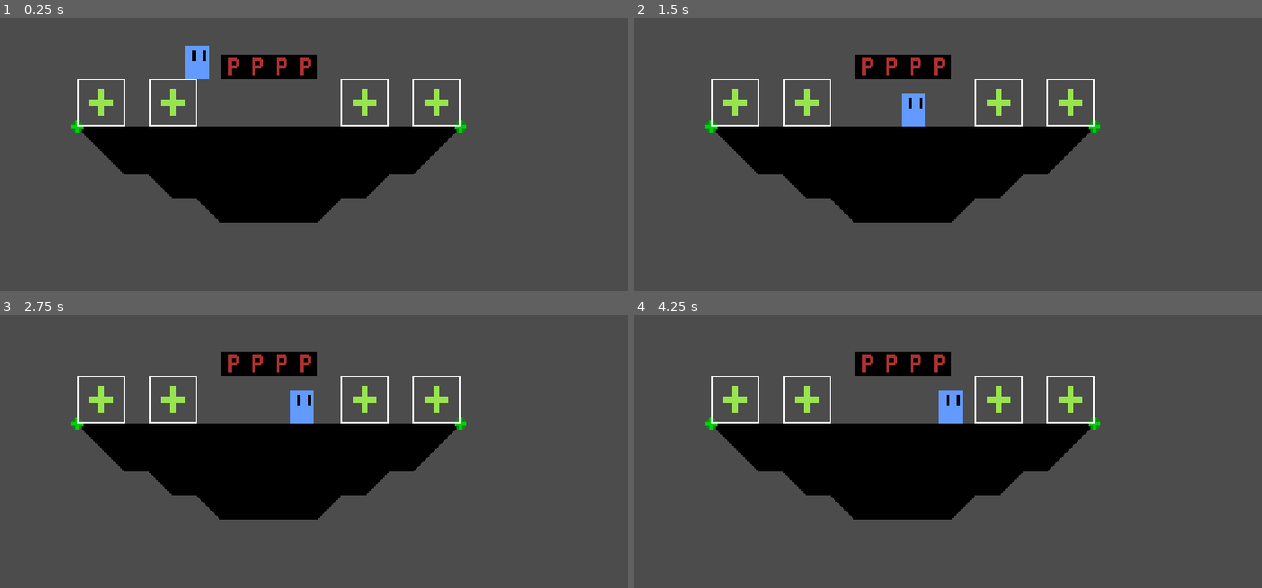
Above: before the commit, frames 1-4 (two rows, left to right).
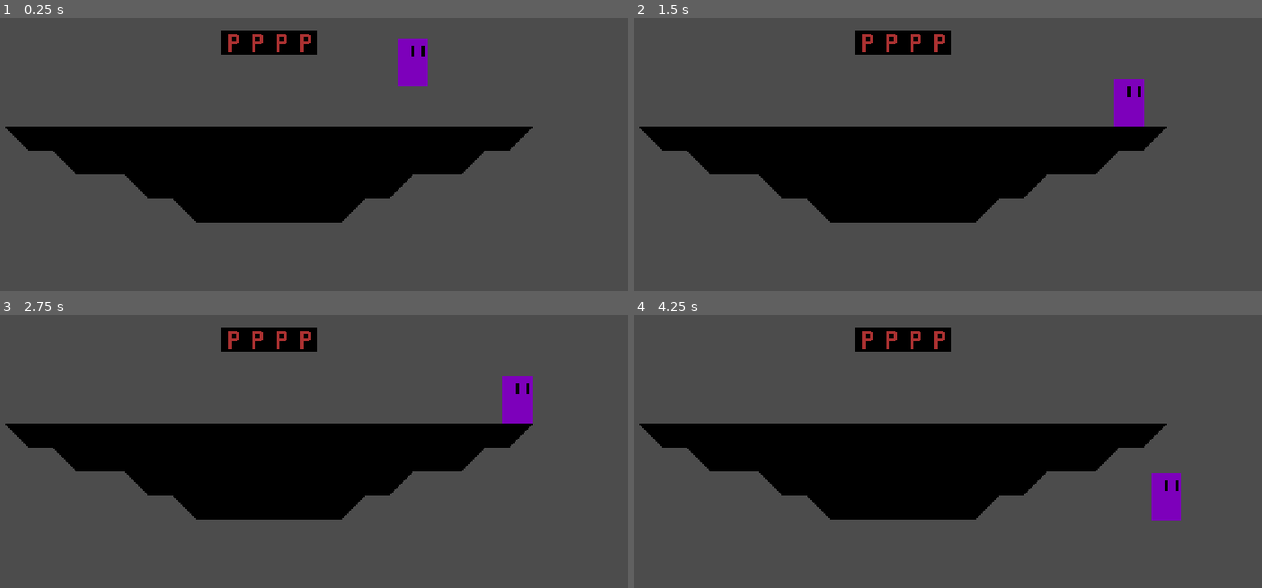
Above: after the commit, the same moments.

Repository: Logn35/SmashBox
Game: Godot game, scene res://Stages/Test Stage.tscn
Two runs of this game, one before a commit and one after it. Both use one fixed random seed, a clock stepped at 60 frames per second and the inputs below.
Inputs:
- Up to frame 1 (0.25 s): no input
- Up to frame 2 (1.5 s): hold D (moveRight) 0.53-1.28 s; hold A (moveLeft) from 1.28 s (still down)
- Up to frame 3 (2.75 s): release A (moveLeft) at 2.03 s; hold D (moveRight) from 2.03 s (still down)
- Up to frame 4 (4.25 s): release D (moveRight) at 3.53 s; hold A (moveLeft) from 3.53 s (still down)

The runs differ from the first frame. In frame 1, 10% of the frame differs, in the area x 0-85%, y 4-75%; in frame 2, 10%; in frame 3, 10%; in frame 4, 10%.

Commit message:
Edited Display size, Test stage and Test character sprite

Diff:
--- a/Actors/TestCharacter.tscn
+++ b/Actors/TestCharacter.tscn
@@ -4,7 +4,7 @@
 [ext_resource path="res://scripts/KinematicBody2D.gd" type="Script" id=2]
 
 [sub_resource type="RectangleShape2D" id=1]
-extents = Vector2( 8, 11 )
+extents = Vector2( 10, 16 )
 
 [node name="TestCharacter" type="KinematicBody2D"]
 script = ExtResource( 2 )
--- a/Stages/Test Stage.tscn
+++ b/Stages/Test Stage.tscn
@@ -9,37 +9,43 @@
 [node name="Test Stage" type="Node2D"]
 
 [node name="SolidTiles" parent="." instance=ExtResource( 1 )]
-tile_data = PoolIntArray( 655367, 4, 0, 655368, 0, 0, 655369, 0, 0, 655370, 0, 0, 655371, 0, 0, 655372, 0, 0, 655373, 0, 0, 655374, 0, 0, 655375, 0, 0, 655376, 0, 0, 655377, 0, 0, 655378, 0, 0, 655379, 0, 0, 655380, 0, 0, 655381, 0, 0, 655382, 3, 0, 720904, 4, 0, 720905, 0, 0, 720906, 0, 0, 720907, 0, 0, 720908, 0, 0, 720909, 0, 0, 720910, 0, 0, 720911, 0, 0, 720912, 0, 0, 720913, 0, 0, 720914, 0, 0, 720915, 0, 0, 720916, 0, 0, 720917, 3, 0, 786442, 4, 0, 786443, 0, 0, 786444, 0, 0, 786445, 0, 0, 786446, 0, 0, 786447, 0, 0, 786448, 0, 0, 786449, 0, 0, 786450, 0, 0, 786451, 3, 0, 851980, 4, 0, 851981, 0, 0, 851982, 0, 0, 851983, 0, 0, 851984, 0, 0, 851985, 3, 0 )
+tile_data = PoolIntArray( 655364, 4, 0, 655365, 0, 0, 655366, 0, 0, 655367, 0, 0, 655368, 0, 0, 655369, 0, 0, 655370, 0, 0, 655371, 0, 0, 655372, 0, 0, 655373, 0, 0, 655374, 0, 0, 655375, 0, 0, 655376, 0, 0, 655377, 0, 0, 655378, 0, 0, 655379, 0, 0, 655380, 0, 0, 655381, 0, 0, 655382, 0, 0, 655383, 0, 0, 655384, 0, 0, 655385, 3, 0, 720902, 4, 0, 720903, 0, 0, 720904, 0, 0, 720905, 0, 0, 720906, 0, 0, 720907, 0, 0, 720908, 0, 0, 720909, 0, 0, 720910, 0, 0, 720911, 0, 0, 720912, 0, 0, 720913, 0, 0, 720914, 0, 0, 720915, 0, 0, 720916, 0, 0, 720917, 0, 0, 720918, 0, 0, 720919, 3, 0, 786441, 4, 0, 786442, 0, 0, 786443, 0, 0, 786444, 0, 0, 786445, 0, 0, 786446, 0, 0, 786447, 0, 0, 786448, 0, 0, 786449, 0, 0, 786450, 0, 0, 786451, 0, 0, 786452, 3, 0, 851979, 4, 0, 851980, 0, 0, 851981, 0, 0, 851982, 0, 0, 851983, 0, 0, 851984, 0, 0, 851985, 0, 0, 851986, 3, 0 )
 
 [node name="Platform Block" parent="." instance=ExtResource( 3 )]
-position = Vector2( 216, 120 )
+position = Vector2( 216, 104 )
 
 [node name="Platform Block2" parent="." instance=ExtResource( 3 )]
-position = Vector2( 232, 120 )
+position = Vector2( 232, 104 )
 
 [node name="Platform Block3" parent="." instance=ExtResource( 3 )]
-position = Vector2( 248, 120 )
+position = Vector2( 248, 104 )
 
 [node name="Platform Block4" parent="." instance=ExtResource( 3 )]
-position = Vector2( 264, 120 )
+position = Vector2( 264, 104 )
 
 [node name="Ledge" parent="." instance=ExtResource( 2 )]
-position = Vector2( 368, 160 )
+visible = false
+position = Vector2( 416, 160 )
 
 [node name="Ledge2" parent="." instance=ExtResource( 2 )]
-position = Vector2( 112, 160 )
+visible = false
+position = Vector2( 64, 160 )
 
 [node name="PlayerSpawner" parent="." instance=ExtResource( 4 )]
+visible = false
 position = Vector2( 176, 144 )
 
 [node name="PlayerSpawner2" parent="." instance=ExtResource( 4 )]
+visible = false
 position = Vector2( 304, 144 )
 
 [node name="PlayerSpawner3" parent="." instance=ExtResource( 4 )]
-position = Vector2( 128, 144 )
+visible = false
+position = Vector2( 96, 144 )
 
 [node name="PlayerSpawner4" parent="." instance=ExtResource( 4 )]
-position = Vector2( 352, 144 )
+visible = false
+position = Vector2( 384, 144 )
 
 [node name="TestCharacter" parent="." instance=ExtResource( 5 )]
-position = Vector2( 192, 104 )
+position = Vector2( 336, 104 )
--- a/project.godot
+++ b/project.godot
@@ -28,8 +28,8 @@
 
 window/size/width=480
 window/size/height=270
-window/size/test_width=1280
-window/size/test_height=720
+window/size/test_width=960
+window/size/test_height=540
 window/stretch/mode="viewport"
 window/stretch/aspect="keep"
 
Binary file changed: Assets/Sprites/Test Sprites/Test Character.png
